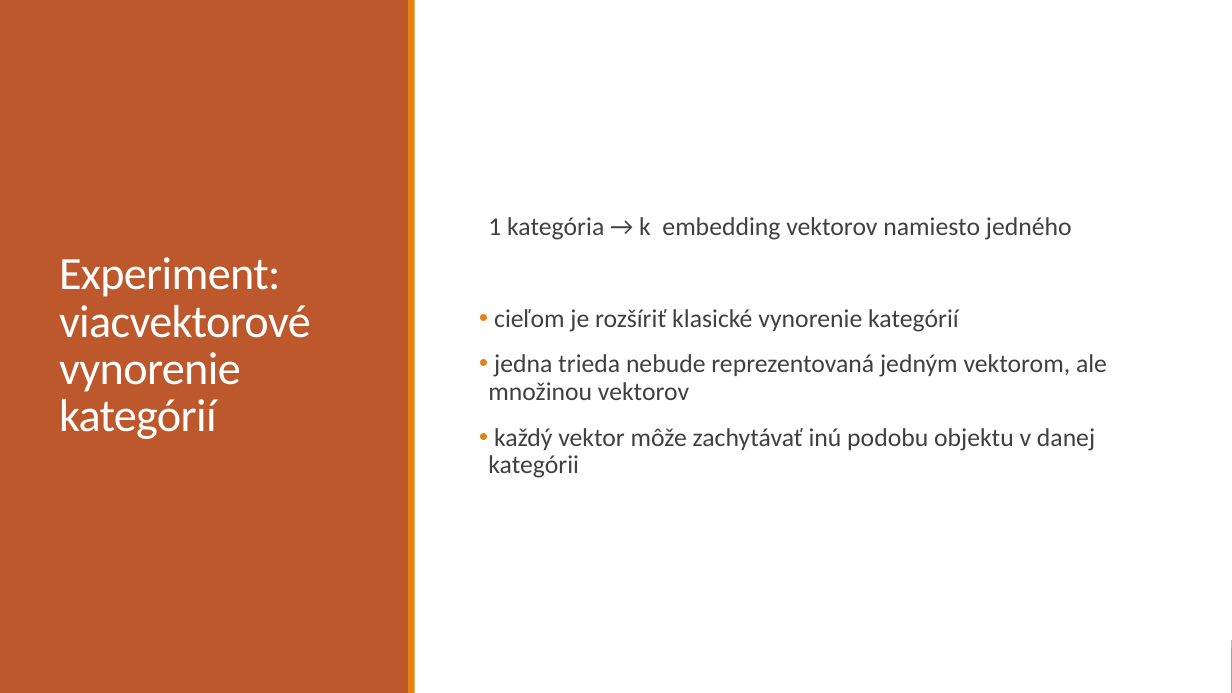
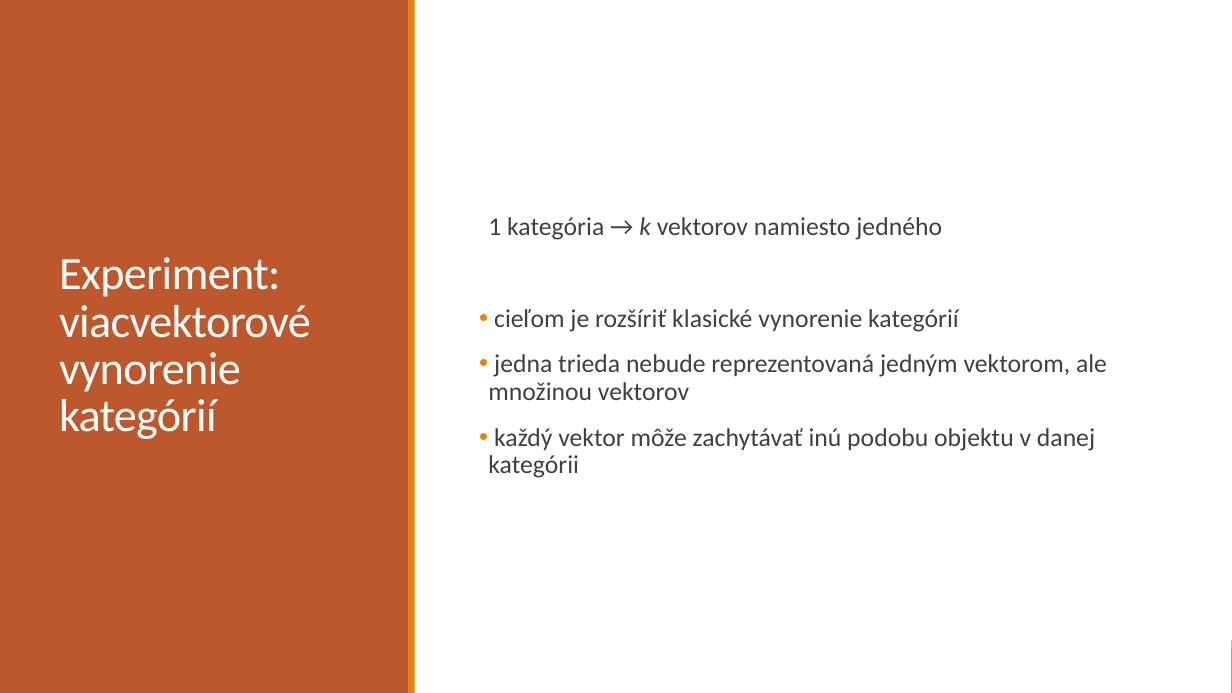
Before and after one commit to BushDemon/ViT-prototype-classification, a slide deck: slide 6 of docs/presentation/Vizuálny transformer so sekundárnym vynorením.pptx. Drawn at 1232x693 pixels with LibreOffice and Linux fonts; fonts in the diff are those of the drawing. Boxes give left, top, right and bottom in pixels: in the first picture for what was removed or moved away, otherwise in the second. Text is boxed around its words. In the diff, an @@ line names an element or a change of style, - is before the commit and + after.

```diff
--- a/docs/presentation/Vizuálny transformer so sekundárnym vynorením.pptx
+++ b/docs/presentation/Vizuálny transformer so sekundárnym vynorením.pptx
@@ text at <box>488,217,942,240</box>: text changed @@
-  1 kategória → k embedding vektorov namiesto jedného
+  1 kategória → k vektorov namiesto jedného
```
Also in this commit, not shown: 9 other slides changed, 1 other file.
